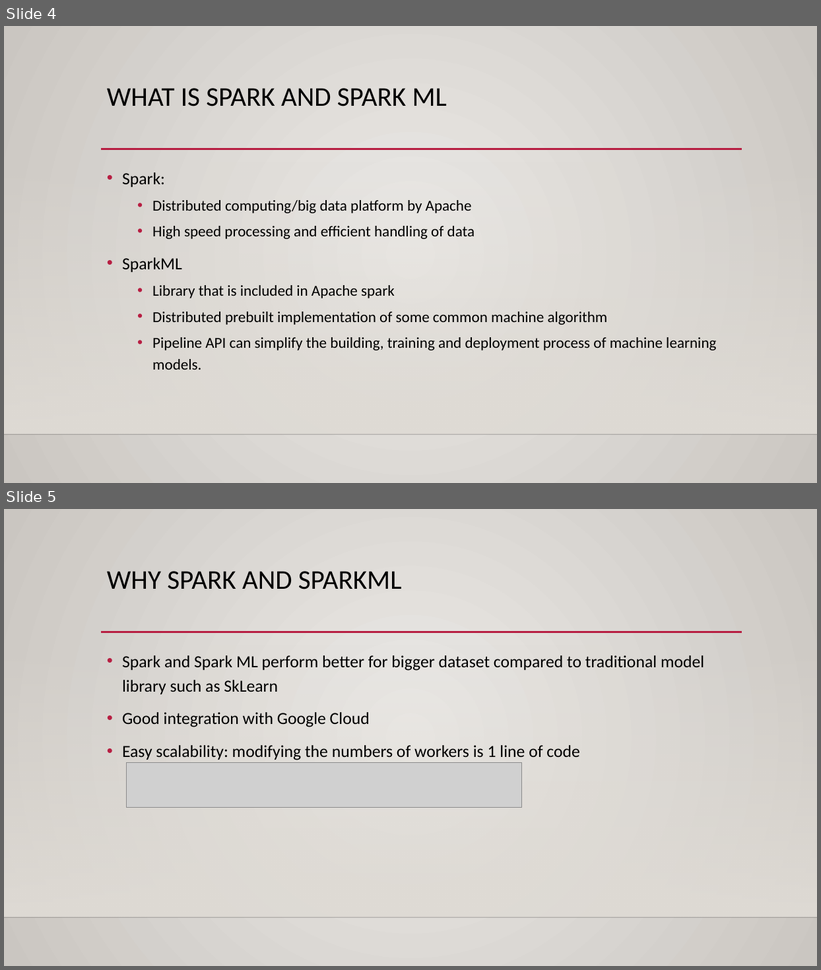
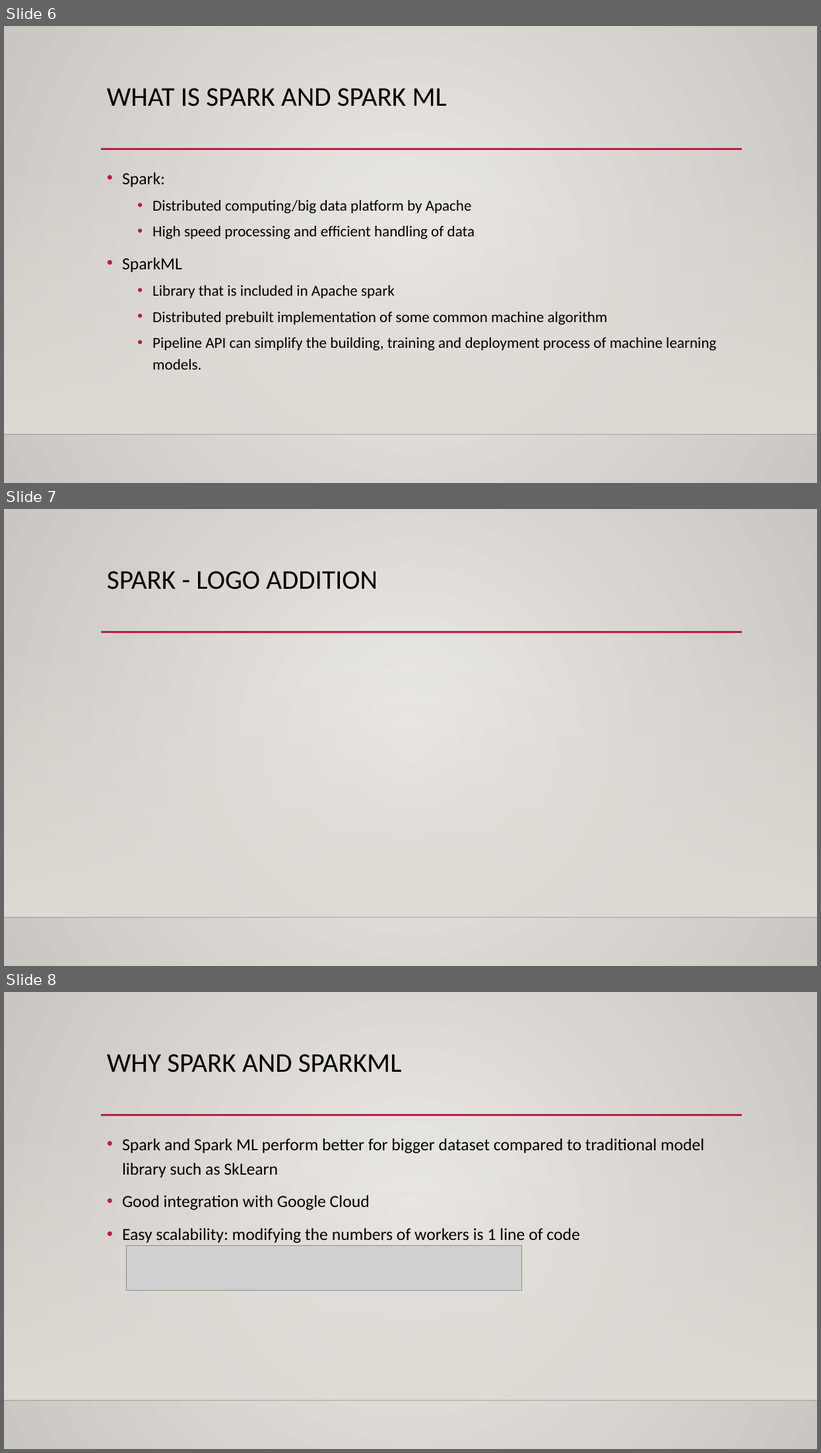
Before and after one commit to nhatthuan97/Qualifying_Repo, a slide deck: Presentation.pptx. Shown one above the other, each under a label of ours: slides 4 and 5 before the commit, slides 6, 7 and 8 after it. The pictures are 821x970 and 821x1453 pixels, drawn with LibreOffice and Linux fonts; fonts in the diff are those of the drawing; grey boxes stand for pictures; background and template pictures are left out. Boxes give left, top, right and bottom in pixels: in the first picture for what was removed or moved away, otherwise in the second. Text is boxed around its words. In the diff, an @@ line names an element or a change of style, - is before the commit and + after.

```diff
--- a/Presentation.pptx
+++ b/Presentation.pptx
@@ slide 7 added at (4, 509, 817, 966), background gradient #ECEAE7 to #CAC7C1; not listed: 3 template elements that a slide beside it also shows @@
@@ title added at (107, 571, 378, 590), 32 pt, text #000000 @@
+SPARK - LOGO ADDITION
@@ what was slide 4 is now slide 6 @@
@@ what was slide 5 is now slide 8 @@
```
Also in this commit, not shown: 4 other slides added, 1 other file.
